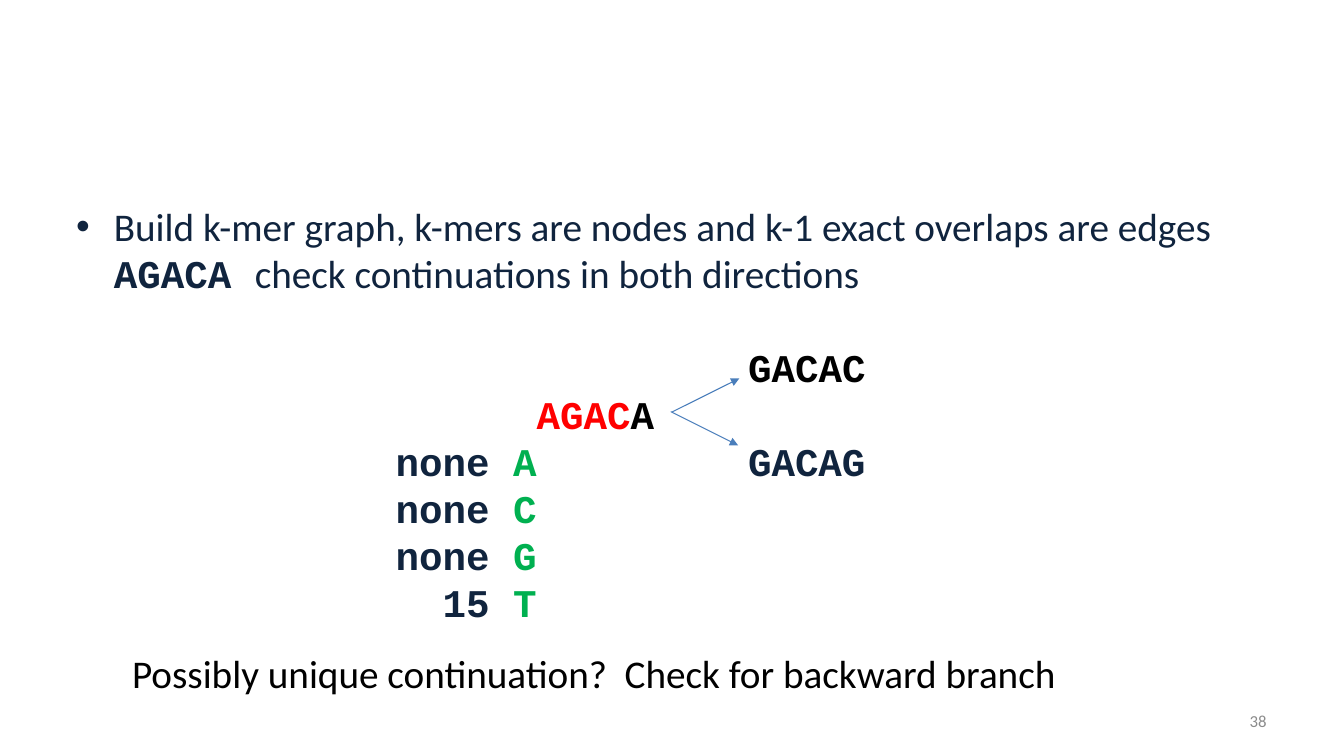
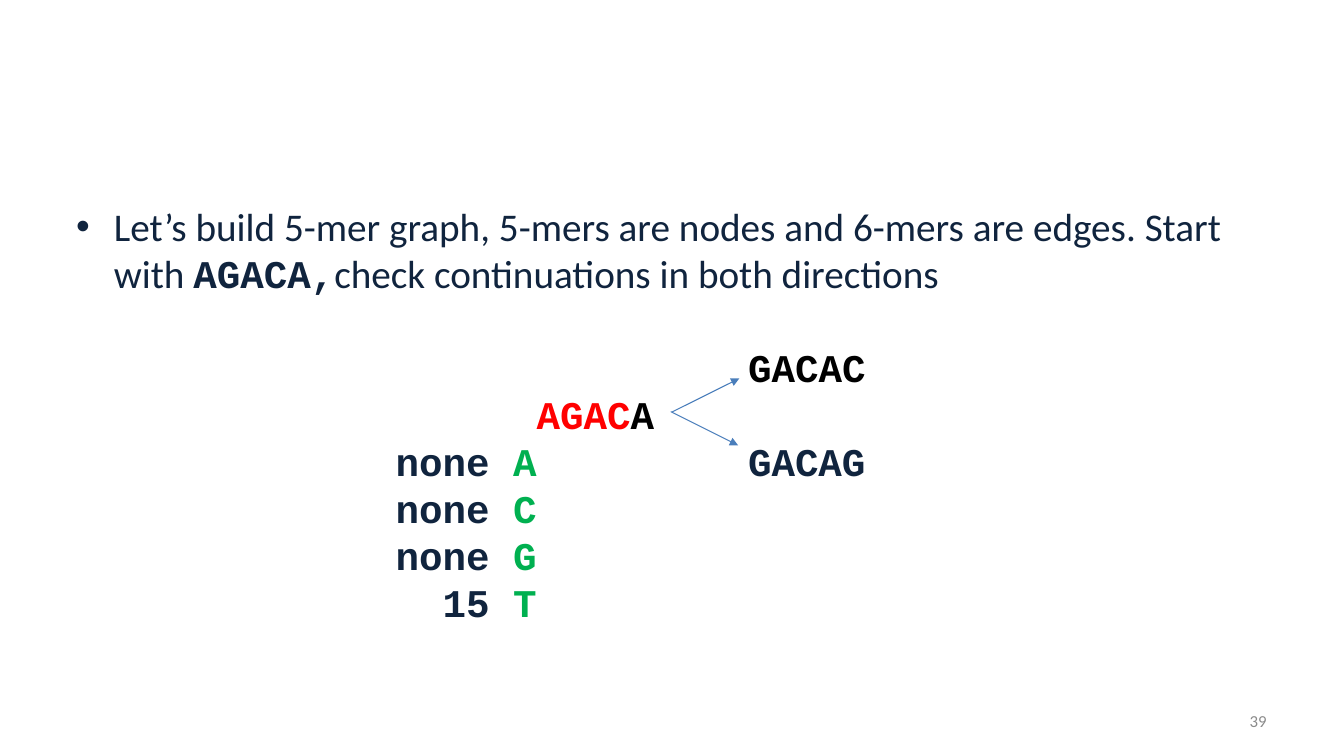
Before and after one commit to alekseyzimin/BME-Algorithms-for-Analysis-of-Genomic-Data, a slide deck: slide 39 of Fall 2026/Week 5 -- Genome Assembly Algorithms.pptx (slide 38 before the commit). Drawn at 1344x756 pixels with LibreOffice and Linux fonts; fonts in the diff are those of the drawing; background and template pictures are left out. Boxes give left, top, right and bottom in pixels: in the first picture for what was removed or moved away, otherwise in the second. Text is boxed around its words. In the diff, an @@ line names an element or a change of style, - is before the commit and + after.

```diff
--- a/Fall 2026/Week 5 -- Genome Assembly Algorithms.pptx
+++ b/Fall 2026/Week 5 -- Genome Assembly Algorithms.pptx
@@ text at [114, 213, 1221, 618]: text changed @@
-• Build k-mer graph, k-mers are nodes and k-1 exact overlaps are edges
-  AGACA check continuations in both directions
-  GACAC
-  AGACA
-  none A GACAG
-  none C
-  none G
-  15 T none A
+• Let’s build 5-mer graph, 5-mers are nodes and 6-mers are edges. Start with AGACA,check continuations in both directions
+  GACAC
+  AGACA
+  none A GACAG
+  none C
+  none G
+  15 T none A
@@ text removed at [132, 660, 1056, 695] @@
-Possibly unique continuation? Check for backward branch
@@ page number at [1250, 716, 1267, 727]: text changed @@
-38
+39
```
Also in this commit, not shown: 21 other slides changed, 5 slides added.
